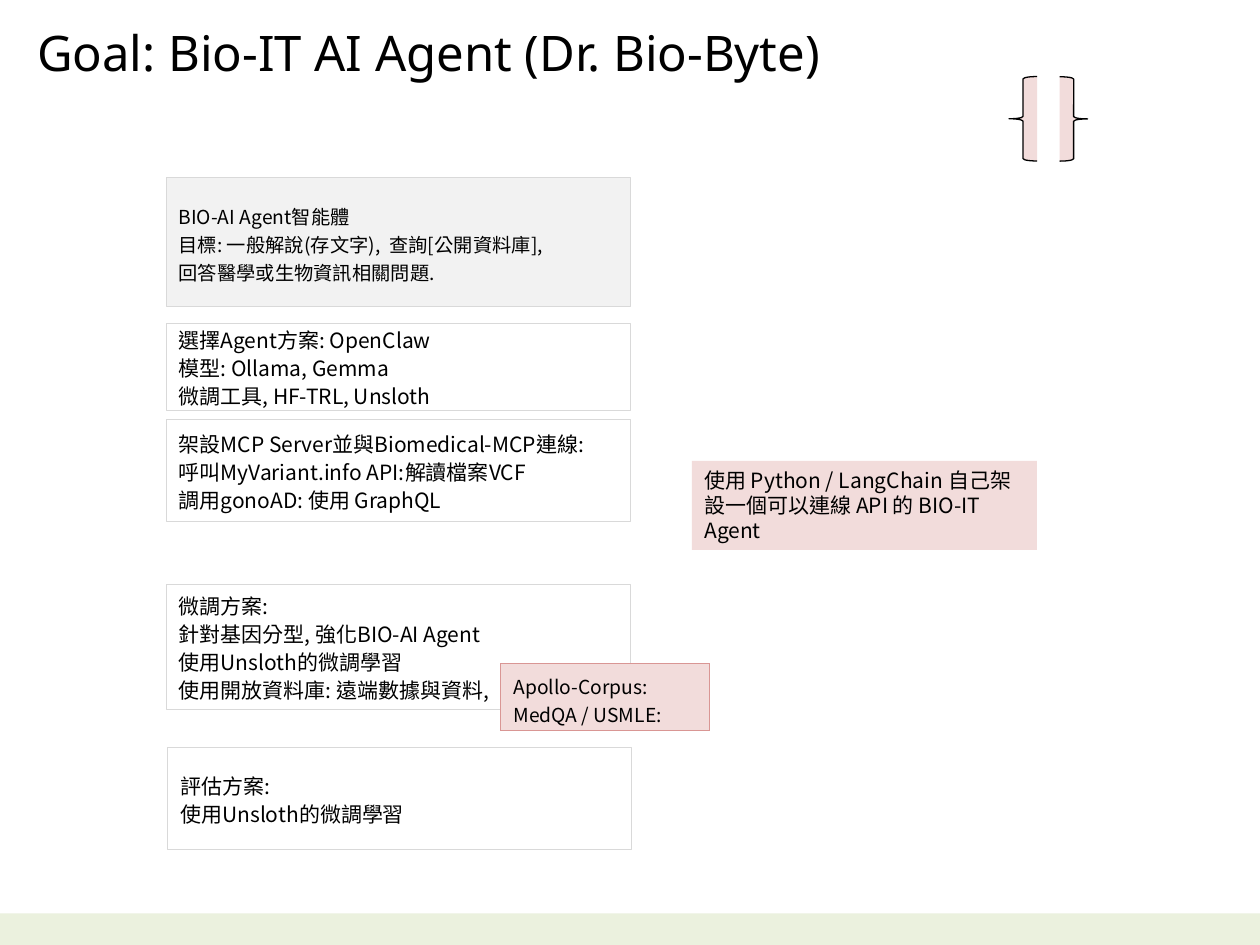
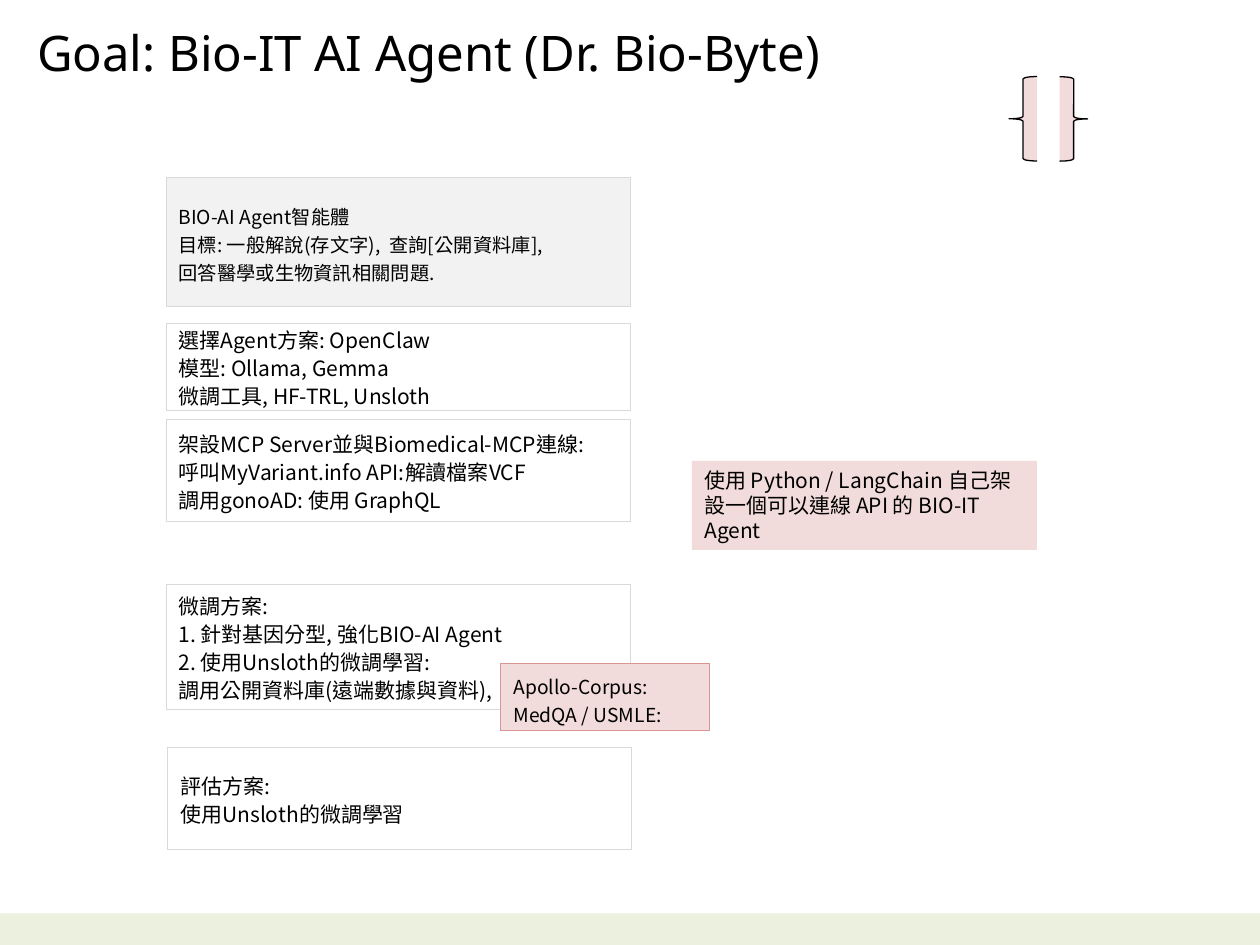
Before and after one commit to navibator/crazy-ai, a slide deck: slide 2 of bio-it-agent.pptx. Drawn at 1260x945 pixels with LibreOffice and Linux fonts; fonts in the diff are those of the drawing. Boxes give left, top, right and bottom in pixels: in the first picture for what was removed or moved away, otherwise in the second. Text is boxed around its words. In the diff, an @@ line names an element or a change of style, - is before the commit and + after.

Commit message:
bio-it-agent

```diff
--- a/bio-it-agent.pptx
+++ b/bio-it-agent.pptx
@@ text in rectangle at (179, 624, 503, 702): text changed @@
-針對基因分型, 強化BIO-AI Agent
-使用Unsloth的微調學習
-使用開放資料庫: 遠端數據與資料,
+1. 針對基因分型, 強化BIO-AI Agent
+2. 使用Unsloth的微調學習:
+調用公開資料庫(遠端數據與資料),
```
Also in this commit, not shown: 1 other slide changed, 2 slides added, 3 other files.
